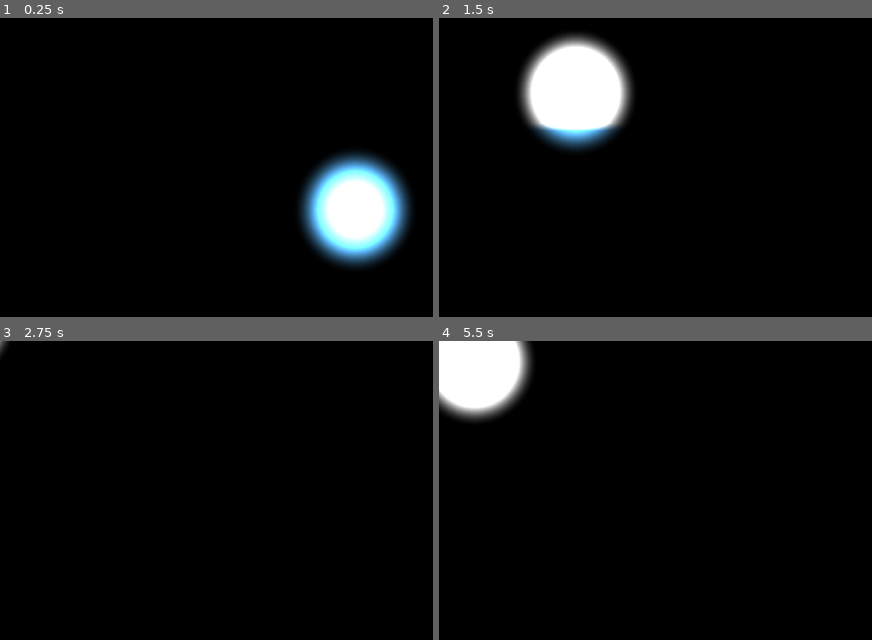
Above: before the commit, frames 1-4 (two rows, left to right).
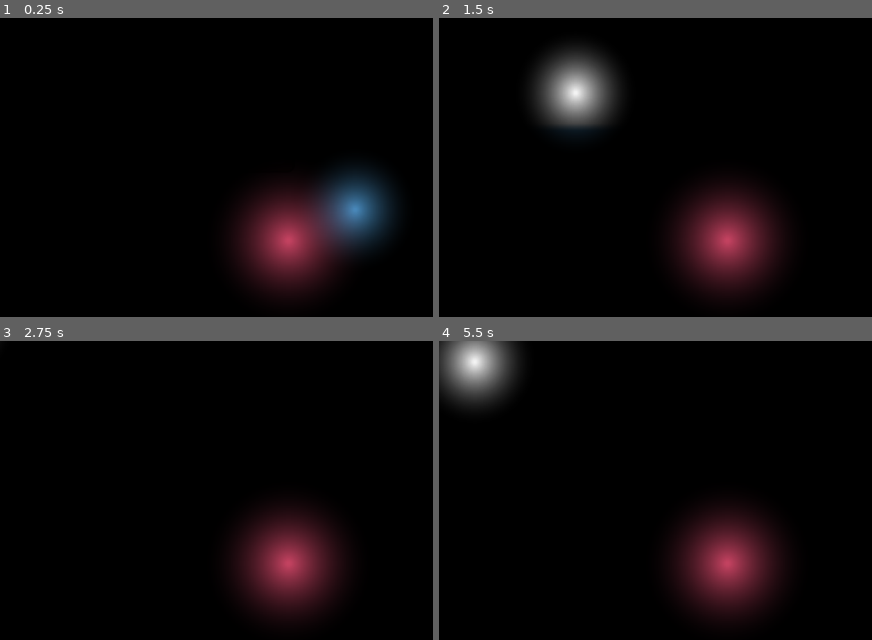
Above: after the commit, the same moments.

Repository: alphaom33/SentientCreaturesReifiedEnCeloSpecus
Game: Godot game, scene res://main.tscn
Same seed, same stepped clock (60 frames per second), same inputs: the game is played once before the commit and once after it. The engine's default icon, where the game draws it, is replaced by a stand-in: a white triangle on a blue panel in a dark square.
Inputs:
- Up to frame 1 (0.25 s): no input
- Up to frame 2 (1.5 s): hold Right (move_right) 0.53-1.28 s; hold Down (crouch) 0.53-1.28 s; tap Up (jump) at 0.77 s; hold Left (move_left) from 1.28 s (still down); tap X (sword) at 1.35 s
- Up to frame 3 (2.75 s): tap Up (jump) at 1.52 s; release Left (move_left) at 2.03 s; hold Right (move_right) from 2.03 s (still down); hold Down (crouch) from 2.03 s (still down)
- Up to frame 4 (5.5 s): release Down (crouch) at 2.78 s; tap X (sword) at 2.85, 4.35 s; tap Up (jump) at 3.02, 3.77, 4.52 s; release Right (move_right) at 3.53 s; hold Down (crouch) 3.53-4.28 s; hold Left (move_left) from 3.53 s (still down); hold Down (crouch) from 5.03 s (still down)

The runs differ from the first frame. In frame 1, 14% of the frame differs, in the area x 53-96%, y 44-94%; in frame 2, 16%, in the area x 18-80%, y 5-94%; in frame 3, 7.8%; in frame 4, 13%.
Error in both runs: Invalid access to property or key 'position' on a base object of type 'null instance'. (res://creature.gd:55)

Commit message:
started spider

Diff:
--- /dev/null
+++ b/Circle.tres
@@ -0,0 +1,10 @@
+[gd_resource type="GradientTexture2D" load_steps=2 format=3 uid="uid://8h5l7qvjsoio"]
+
+[sub_resource type="Gradient" id="Gradient_jp5p7"]
+colors = PackedColorArray(1, 1, 1, 1, 0, 0, 0, 0)
+
+[resource]
+gradient = SubResource("Gradient_jp5p7")
+fill = 1
+fill_from = Vector2(0.5, 0.5)
+fill_to = Vector2(0.5, 1)
--- a/creature.tscn
+++ b/creature.tscn
@@ -1,15 +1,7 @@
-[gd_scene load_steps=5 format=3 uid="uid://2063k0v5t78x"]
+[gd_scene load_steps=4 format=3 uid="uid://2063k0v5t78x"]
 
 [ext_resource type="Script" path="res://creature.gd" id="1_ryefn"]
-
-[sub_resource type="Gradient" id="Gradient_jp5p7"]
-colors = PackedColorArray(1, 1, 1, 1, 0, 0, 0, 0)
-
-[sub_resource type="GradientTexture2D" id="GradientTexture2D_lnvnr"]
-gradient = SubResource("Gradient_jp5p7")
-fill = 1
-fill_from = Vector2(0.5, 0.5)
-fill_to = Vector2(0.5, 1)
+[ext_resource type="Texture2D" uid="uid://8h5l7qvjsoio" path="res://Circle.tres" id="2_daksa"]
 
 [sub_resource type="CircleShape2D" id="CircleShape2D_im1u4"]
 
@@ -20,7 +12,7 @@
 [node name="PointLight2D" type="PointLight2D" parent="."]
 rotation = -3.14159
 scale = Vector2(0.971, -1)
-texture = SubResource("GradientTexture2D_lnvnr")
+texture = ExtResource("2_daksa")
 
 [node name="Timer" type="Timer" parent="."]
 
--- a/main.tscn
+++ b/main.tscn
@@ -1,9 +1,11 @@
-[gd_scene load_steps=5 format=3 uid="uid://yqdirxejmduk"]
+[gd_scene load_steps=7 format=3 uid="uid://yqdirxejmduk"]
 
 [ext_resource type="Texture2D" uid="uid://npg60ehoklq0" path="res://icon.svg" id="1_02kkc"]
 [ext_resource type="PackedScene" uid="uid://h0bf7a638rpw" path="res://player.tscn" id="1_gh4b4"]
 [ext_resource type="PackedScene" uid="uid://c1thbbm5yumsl" path="res://Platform.tscn" id="2_8i67g"]
 [ext_resource type="PackedScene" uid="uid://2063k0v5t78x" path="res://creature.tscn" id="4_y2egx"]
+[ext_resource type="Script" path="res://spider.gd" id="5_t8jbu"]
+[ext_resource type="Texture2D" uid="uid://8h5l7qvjsoio" path="res://Circle.tres" id="6_1bdk1"]
 
 [node name="Main" type="Node2D"]
 
@@ -28,32 +30,14 @@
 [node name="BasicCreature" parent="." instance=ExtResource("4_y2egx")]
 position = Vector2(529, 283)
 
-[node name="BasicCreature2" parent="." instance=ExtResource("4_y2egx")]
-position = Vector2(529, 283)
+[node name="Spider" type="Node2D" parent="."]
+position = Vector2(415, 318)
+script = ExtResource("5_t8jbu")
 
-[node name="BasicCreature3" parent="." instance=ExtResource("4_y2egx")]
-position = Vector2(529, 283)
+[node name="PointLight2D" type="PointLight2D" parent="Spider"]
+scale = Vector2(4, 4)
+color = Color(1, 0.172549, 0.184314, 1)
+energy = 2.87
+texture = ExtResource("6_1bdk1")
 
-[node name="BasicCreature4" parent="." instance=ExtResource("4_y2egx")]
-position = Vector2(529, 283)
-
-[node name="BasicCreature5" parent="." instance=ExtResource("4_y2egx")]
-position = Vector2(529, 283)
-
-[node name="BasicCreature6" parent="." instance=ExtResource("4_y2egx")]
-position = Vector2(529, 283)
-
-[node name="BasicCreature7" parent="." instance=ExtResource("4_y2egx")]
-position = Vector2(529, 283)
-
-[node name="BasicCreature8" parent="." instance=ExtResource("4_y2egx")]
-position = Vector2(529, 283)
-
-[node name="BasicCreature9" parent="." instance=ExtResource("4_y2egx")]
-position = Vector2(529, 283)
-
-[node name="BasicCreature10" parent="." instance=ExtResource("4_y2egx")]
-position = Vector2(529, 283)
-
-[node name="BasicCreature11" parent="." instance=ExtResource("4_y2egx")]
-position = Vector2(529, 283)
+[node name="ReadyTimer" type="Timer" parent="Spider"]
--- /dev/null
+++ b/spider.gd
@@ -0,0 +1,37 @@
+extends Node2D
+
+var player: Node2D
+var speed = 50
+var minDst = 100
+
+var max_ready_timer = 0.7
+var readyTimer: Timer
+
+var surge_pos: Vector2
+var max_surge_timer = 1
+var surge_timer = 0
+var surge_speed = 600
+
+# Called when the node enters the scene tree for the first time.
+func _ready() -> void:
+	player = get_tree().root.get_child(0).get_node("Player")
+
+	readyTimer = $"ReadyTimer"
+	readyTimer.connect("timeout", func():
+		surge_pos = player.position
+		surge_timer = max_surge_timer)
+
+# Called every frame. 'delta' is the elapsed time since the previous frame.
+func _process(delta: float) -> void:
+	var dst = player.position - position
+
+	print(surge_timer)
+	if (dst.length() > minDst):
+		position += dst.normalized() * delta * speed
+		readyTimer.stop()
+		readyTimer.start(max_ready_timer)
+	elif (surge_timer > 0):
+		surge_timer -= delta
+		position += dst.normalized() * delta * surge_speed
+		readyTimer.stop()
+		readyTimer.start(max_ready_timer)
